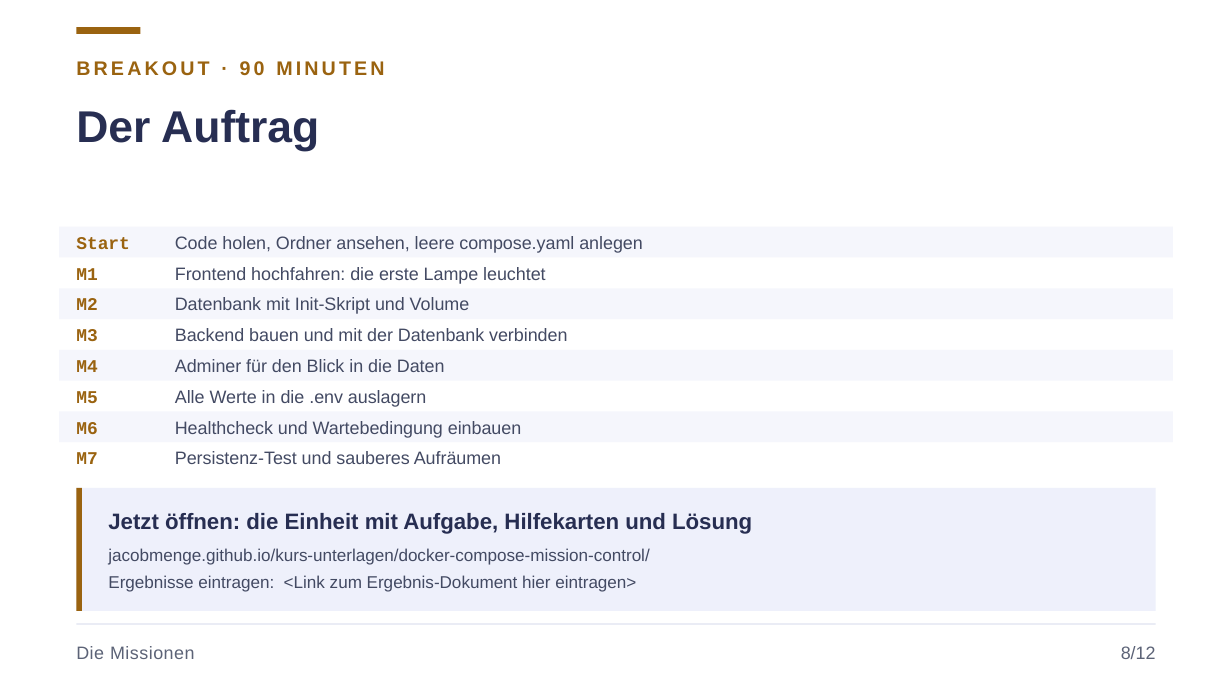
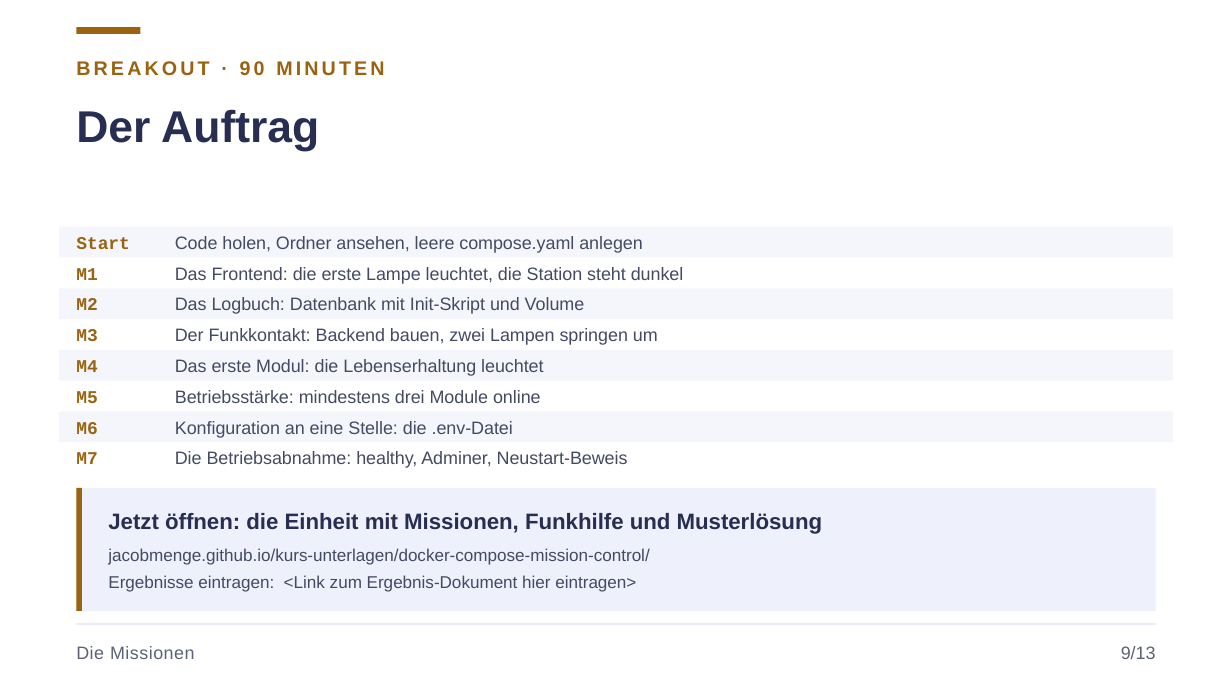
Before and after one commit to JacobMenge/kurs-unterlagen, a slide deck: slide 12 of folien/08-docker-praxis.pptx (slide 11 before the commit). Drawn at 1232x693 pixels with LibreOffice and Linux fonts; fonts in the diff are those of the drawing. Boxes give left, top, right and bottom in pixels: in the first picture for what was removed or moved away, otherwise in the second. Text is boxed around its words. In the diff, an @@ line names an element or a change of style, - is before the commit and + after.

```diff
--- a/folien/08-docker-praxis.pptx
+++ b/folien/08-docker-praxis.pptx
@@ text at <box>175,267,684,284</box>: text changed @@
-Frontend hochfahren: die erste Lampe leuchtet
+Das Frontend: die erste Lampe leuchtet, die Station steht dunkel
@@ text at <box>175,297,585,314</box>: text changed @@
-Datenbank mit Init-Skript und Volume
+Das Logbuch: Datenbank mit Init-Skript und Volume
@@ text at <box>175,328,658,345</box>: text changed @@
-Backend bauen und mit der Datenbank verbinden
+Der Funkkontakt: Backend bauen, zwei Lampen springen um
@@ text at <box>175,359,543,376</box>: text changed @@
-Adminer für den Blick in die Daten
+Das erste Modul: die Lebenserhaltung leuchtet
@@ text at <box>175,390,541,403</box>: text changed @@
-Alle Werte in die .env auslagern
+Betriebsstärke: mindestens drei Module online
@@ text at <box>175,421,513,438</box>: text changed @@
-Healthcheck und Wartebedingung einbauen
+Konfiguration an eine Stelle: die .env-Datei
@@ text at <box>175,451,628,468</box>: text changed @@
-Persistenz-Test und sauberes Aufräumen
+Die Betriebsabnahme: healthy, Adminer, Neustart-Beweis
@@ text at <box>108,513,822,534</box>: text changed @@
-Jetzt öffnen: die Einheit mit Aufgabe, Hilfekarten und Lösung
+Jetzt öffnen: die Einheit mit Missionen, Funkhilfe und Musterlösung
@@ text at <box>1121,646,1156,659</box>: text changed @@
-8/12
+9/13
```
Also in this commit, not shown: 14 other slides changed, 1 slide added, 29 other files.
